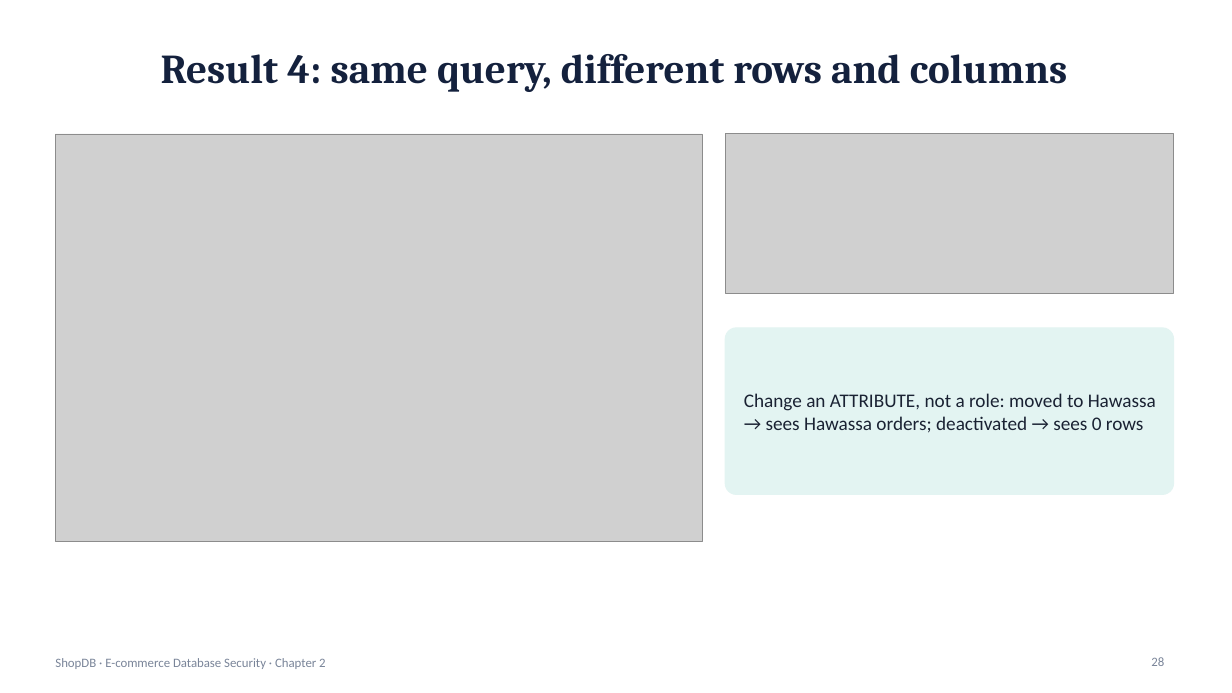
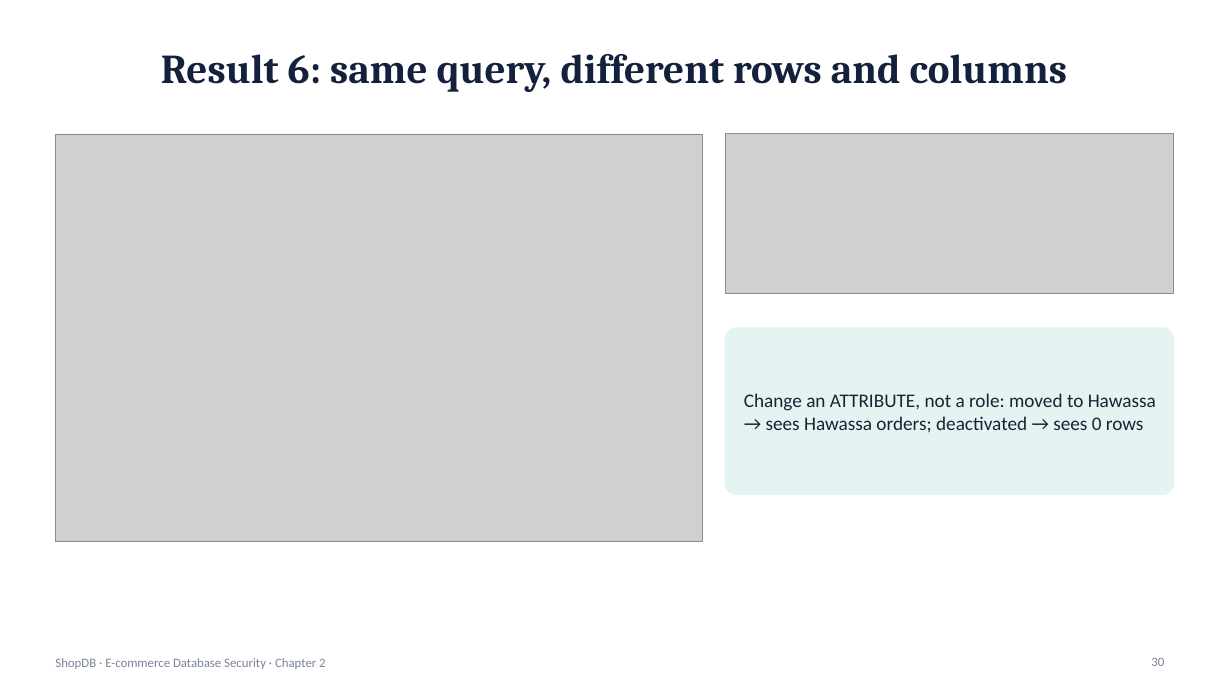
Before and after one commit to nebyu11/infinix-freefire-photobooth, a slide deck: slide 30 of db-security-ecommerce/presentation/DB_Security_Ecommerce.pptx (slide 28 before the commit). Drawn at 1232x693 pixels with LibreOffice and Linux fonts; fonts in the diff are those of the drawing; grey boxes stand for pictures. Boxes give left, top, right and bottom in pixels: in the first picture for what was removed or moved away, otherwise in the second. Text is boxed around its words. In the diff, an @@ line names an element or a change of style, - is before the commit and + after.

```diff
--- a/db-security-ecommerce/presentation/DB_Security_Ecommerce.pptx
+++ b/db-security-ecommerce/presentation/DB_Security_Ecommerce.pptx
@@ title at [161,54,1067,92]: text changed @@
-Result 4: same query, different rows and columns
+Result 6: same query, different rows and columns
@@ page number at [1151,658,1164,666]: text changed @@
-28
+30
```
Also in this commit, not shown: 7 other slides changed, 2 slides added, 57 other files.
